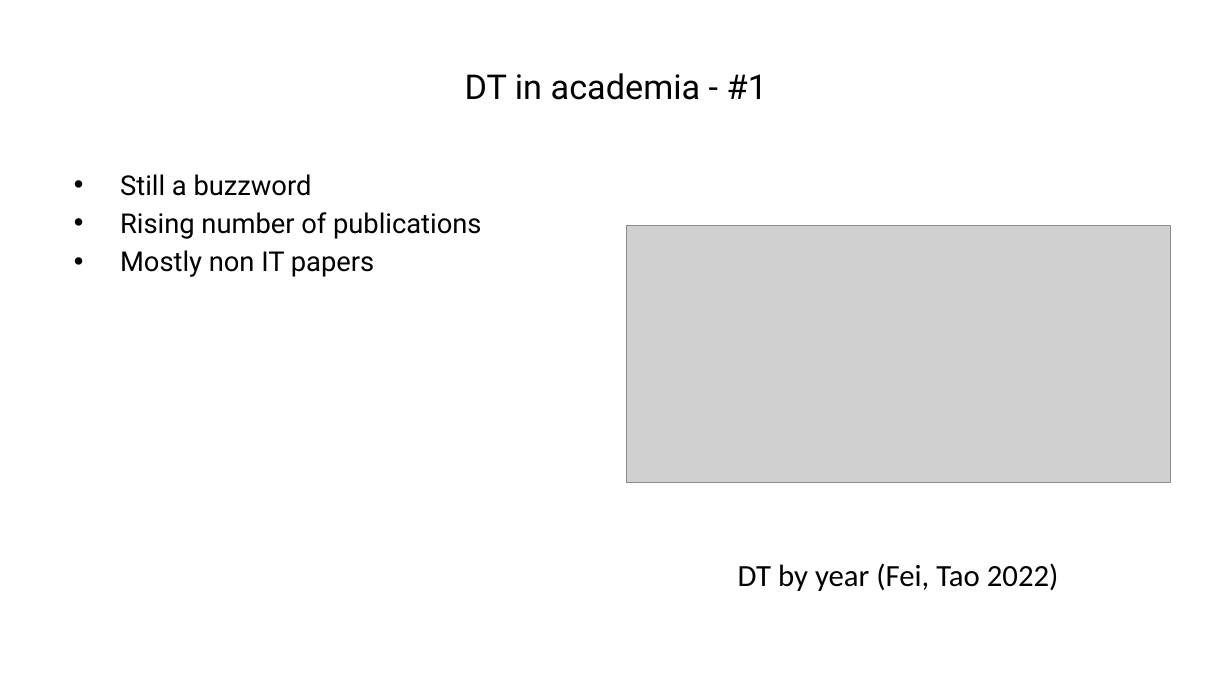
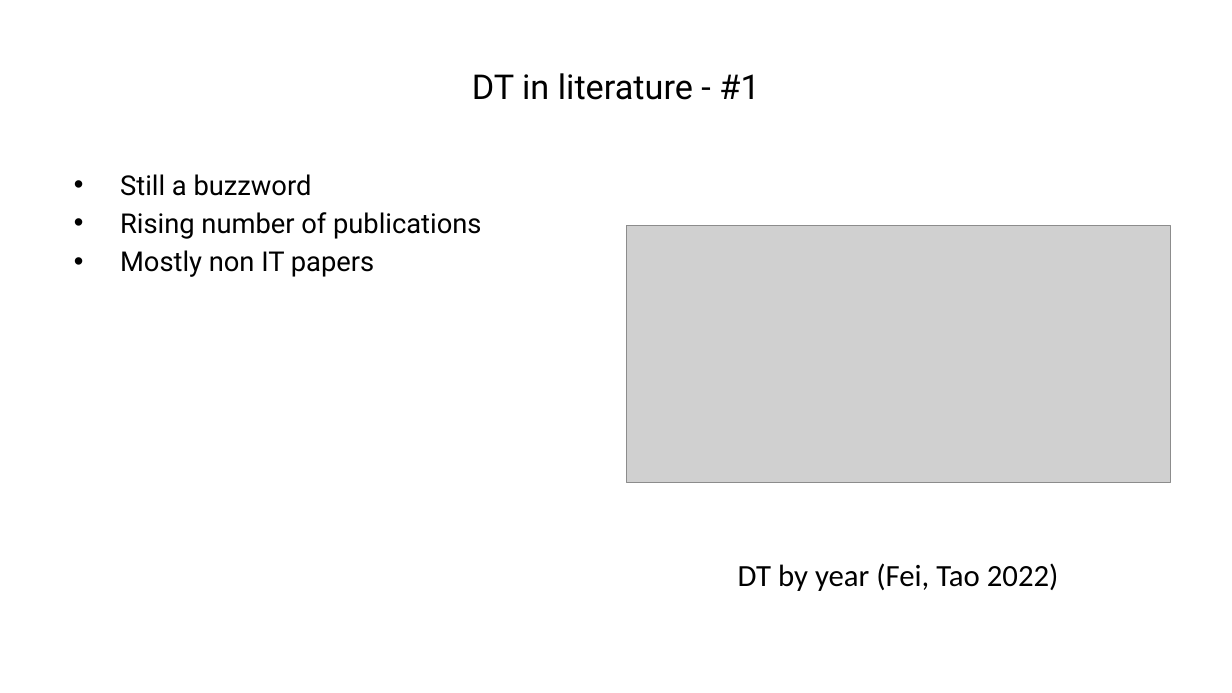
Before and after one commit to ManuelePasini/slides-markdown, a slide deck: slide 3 of digital_twins.pptx. Drawn at 1232x693 pixels with LibreOffice and Linux fonts; fonts in the diff are those of the drawing; grey boxes stand for pictures. Boxes give left, top, right and bottom in pixels: in the first picture for what was removed or moved away, otherwise in the second. Text is boxed around its words. In the diff, an @@ line names an element or a change of style, - is before the commit and + after.

```diff
--- a/digital_twins.pptx
+++ b/digital_twins.pptx
@@ title at (472,73,759,100): text changed @@
-DT in academia - #1
+DT in literature - #1
```
Also in this commit, not shown: 1 other slide changed, 5 other files.
